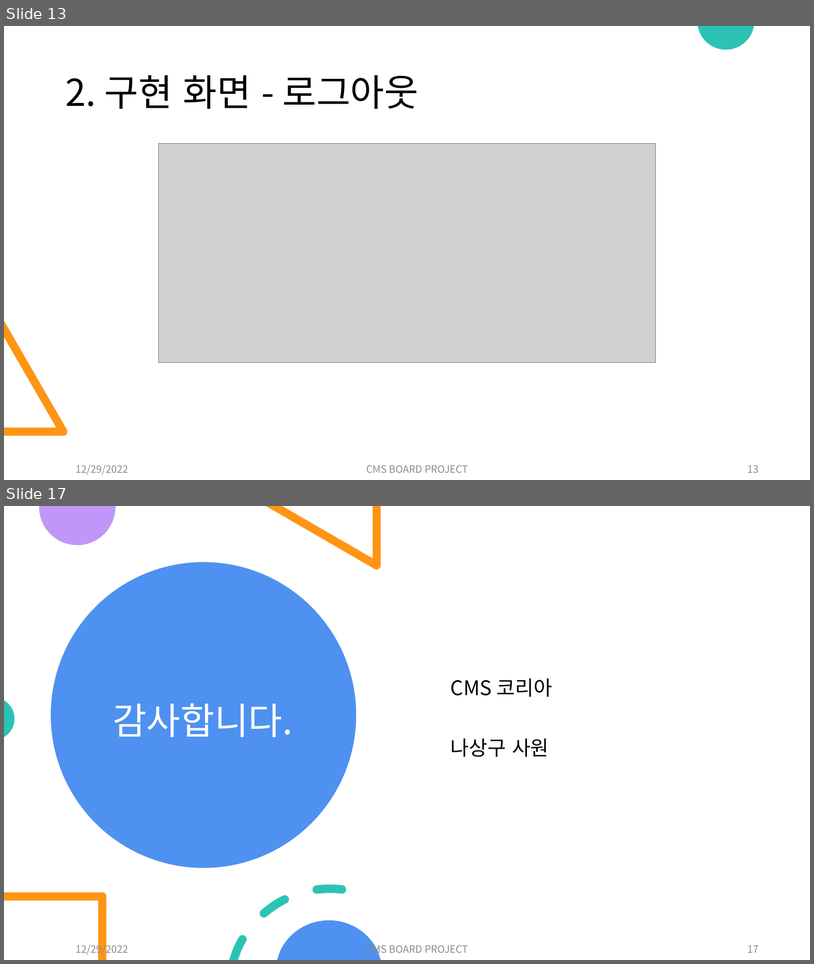
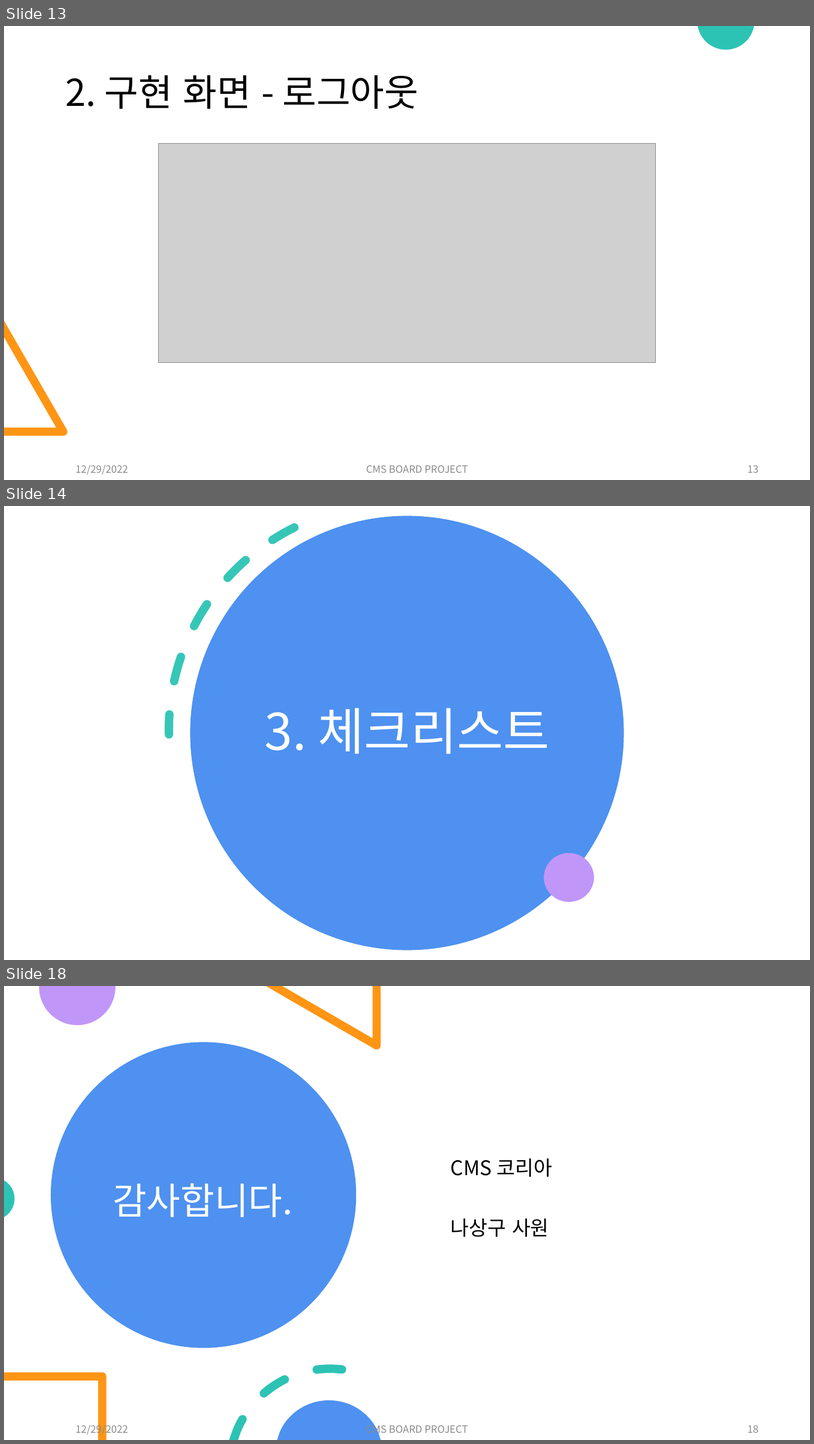
Before and after one commit to jinwon-cmskorea/cmskorea_board, a slide deck: document/CMS_Board_Project.pptx. Shown one above the other, each under a label of ours: slides 13 and 17 before the commit, slides 13, 14 and 18 after it; the slides between them are not shown. The pictures are 814x964 and 814x1444 pixels, drawn with LibreOffice and Linux fonts; fonts in the diff are those of the drawing; grey boxes stand for pictures. Boxes give left, top, right and bottom in pixels: in the first picture for what was removed or moved away, otherwise in the second. Text is boxed around its words. In the diff, an @@ line names an element or a change of style, - is before the commit and + after.

```diff
--- a/document/CMS_Board_Project.pptx
+++ b/document/CMS_Board_Project.pptx
@@ slide 14 added at <box>4,506,810,960</box>, background #FFFFFF @@
@@ arc (boxed as its full ellipse) added at <box>93,506,696,960</box>, outline #2CC3B4 10 pt dashed @@
@@ ellipse added at <box>191,516,624,949</box>, fill #4E91F0 @@
@@ title added at <box>265,708,549,754</box>, 60 pt, text #FFFFFF @@
+3. 체크리스트
@@ ellipse added at <box>544,853,594,901</box>, fill #C097F8 @@
@@ what was slide 17 is now slide 18 @@
@@ page number at <box>748,1425,759,1432</box>: text changed @@
-17
+18
```
Also in this commit, not shown: 4 slides changed.
